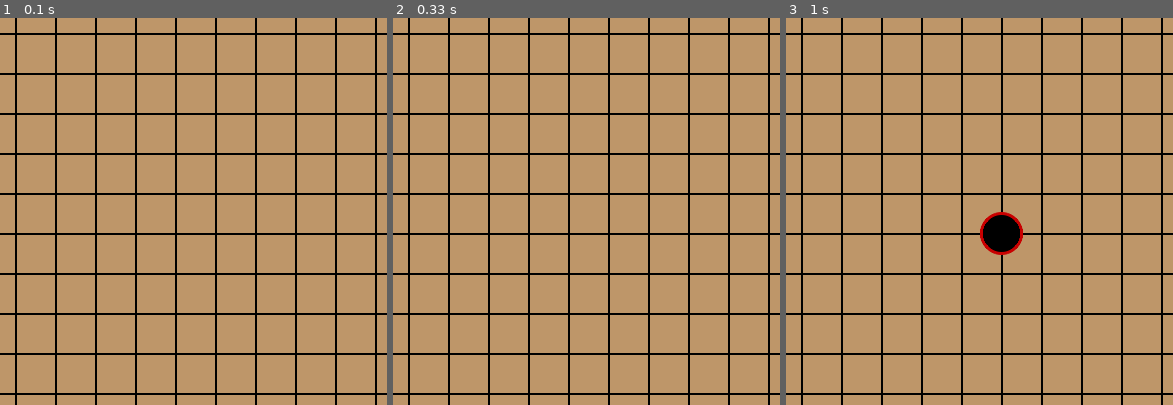
Above: before the commit, frames 1-3 (left to right).
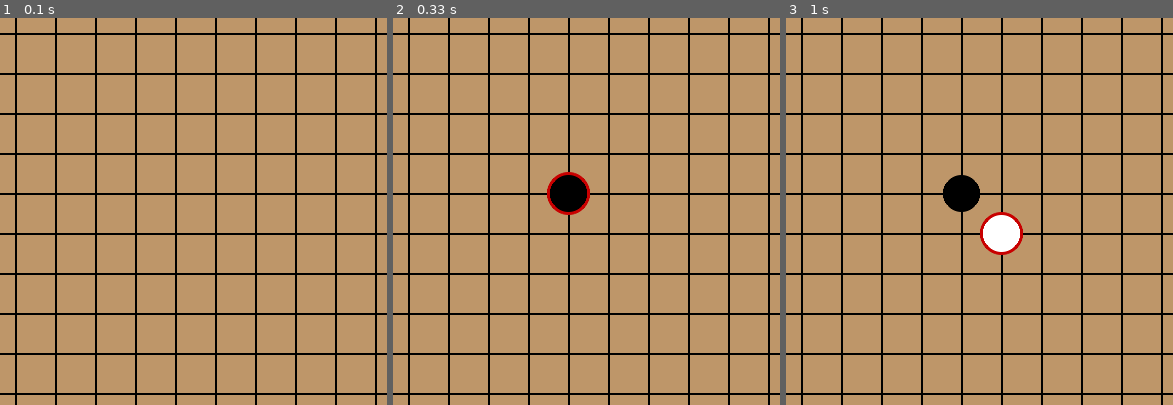
Above: after the commit, the same moments.

Repository: Niria/gomoku
Game: pygame game, started from src/index.py
Same seed, same stepped clock (60 frames per second), same inputs: the game is played once before the commit and once after it.
Inputs (mouse positions are % of the whole screen's width and height, from its top left):
- Up to frame 1 (0.1 s): no input
- Up to frame 2 (0.33 s): no input
- Up to frame 3 (1 s): click (50, 50) at 0.38 s
The pictures show only the part of the screen within x 25-75%, y 25-75%; the shares and areas given below are measured in that part.

Frame 1 is identical in both runs. In frame 2, 0.9% of the frame differs, in the area x 39-51%, y 39-51%; in frame 3, 1.4%, in the area x 40-61%, y 40-61%.

Commit message:
Add user guide, add toggle for who starts game, update testing report
Added the user guide document. It has some basic instructions for installation and gameplay.

There is now a bool toggle that determines who starts the game. If AI starts the game, they always play on (9,9). Marker colour is now based on who starts and no longer hardcoded.

Updated the testing report with current coverage and test listing with latest additions.

Diff:
--- a/src/gomoku.py
+++ b/src/gomoku.py
@@ -4,9 +4,10 @@
 
 
 class Gomoku:
-    def __init__(self, size=20):
+    def __init__(self, size: int=20, player_starts: bool=True):
         self.size = size
         self.ui = PygameUI(size)
+        self.player_starts = player_starts
         self._reset()
 
     def _reset(self) -> None:
@@ -16,7 +17,8 @@
         self.gameboard = GameBoard(self.size)
         self.ai = GomokuAI()
         self.candidates: set[Move] = set()
-        self.players_turn = True
+        self.players_turn = self.player_starts
+        self.ui.set_starting_player(self.player_starts)
 
     def run(self) -> None:
         """
--- a/src/gomoku_ai.py
+++ b/src/gomoku_ai.py
@@ -31,6 +31,9 @@
         start_time = time.time()
         candidates_copy = candidates.copy()
         self.history_table = {}
+
+        if not candidates_copy:
+            return 9, 9
 
         for depth in range (1,50):
             try:
--- a/src/index.py
+++ b/src/index.py
@@ -2,7 +2,7 @@
 
 
 def main():
-    gomoku = Gomoku()
+    gomoku = Gomoku(player_starts=False)
     gomoku.run()
 
 
--- a/src/pygame_ui.py
+++ b/src/pygame_ui.py
@@ -9,6 +9,9 @@
 
 
 class PygameUI:
+    COLOR_WHITE = (255, 255, 255)
+    COLOR_BLACK = (0, 0, 0)
+
     COLORS = {
         Marker.PLAYER: (0, 0, 0),
         Marker.AI: (255, 255, 255)
@@ -25,6 +28,7 @@
         self.display_height = self.board_height + 2*self.board_padding
         self.marker_size = 36
         self.background_colour = (190, 150, 105)
+        self.marker_colours = {}
 
         self.display = pygame.display.set_mode((self.display_width, self.display_height))
         pygame.display.set_caption("Gomoku")
@@ -70,7 +74,8 @@
                         gfxdraw.aacircle(self.display, x, y, self.marker_size//2+3, (200, 0, 0))
                         gfxdraw.filled_circle(self.display, x, y, self.marker_size//2+3, (200, 0, 0))
 
-                    color = self.COLORS[marker]
+                    # color = self.COLORS[marker]
+                    color = self.marker_colours[marker]
                     gfxdraw.aacircle(self.display, x, y, self.marker_size//2, color)
                     gfxdraw.filled_circle(self.display, x, y, self.marker_size//2, color)
 
@@ -165,6 +170,21 @@
                         pygame.quit()
                         sys.exit(0)
 
+    def set_starting_player(self, player_starts: bool) -> None:
+        """
+        Initializes the marker colours based on who starts the game.
+        """
+        if player_starts:
+            self.marker_colours = {
+                Marker.PLAYER: self.COLOR_BLACK,
+                Marker.AI: self.COLOR_WHITE
+            }
+        else :
+            self.marker_colours = {
+                Marker.PLAYER: self.COLOR_WHITE,
+                Marker.AI: self.COLOR_BLACK
+            }
+
 
     def _event_loop(self):
         for event in pygame.event.get():
Binary file added: docs/images/coverage_week6.png
Binary file added: docs/images/pygame_gui.png
Not shown, changed: docs/implementation_document.md
Not shown, changed: docs/testing_report.md
Not shown, added: docs/user_guide.md
